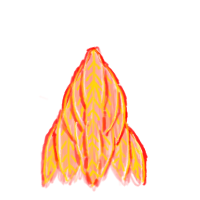
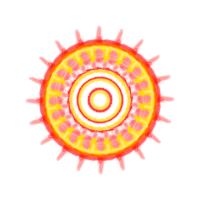
Revision of a layered 200 x 200 image; what changed, layer by layer:
added layer "sunhalo light" above "sunhalo color" over [45, 45, 155, 155]
added layer "sunhalo color" above "sunhalo glow" over [41, 41, 159, 159]
added layer "sunhalo glow" above "sunfeathers light" over [25, 25, 175, 176]
hid "sunfeathers light" over [43, 48, 144, 184]
hid "sunfeathers glow 2" over [52, 62, 133, 187]
hid "sunfeathers color" over [42, 47, 146, 189]
hid "sunfeathers glow" over [38, 46, 148, 192]
